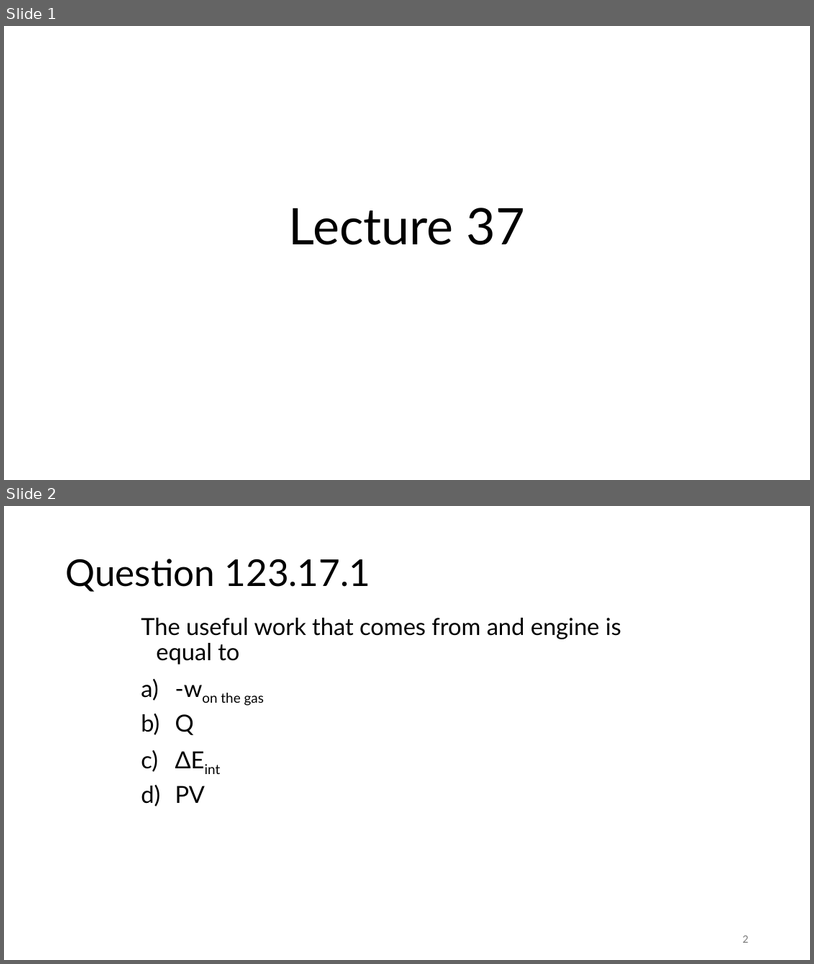
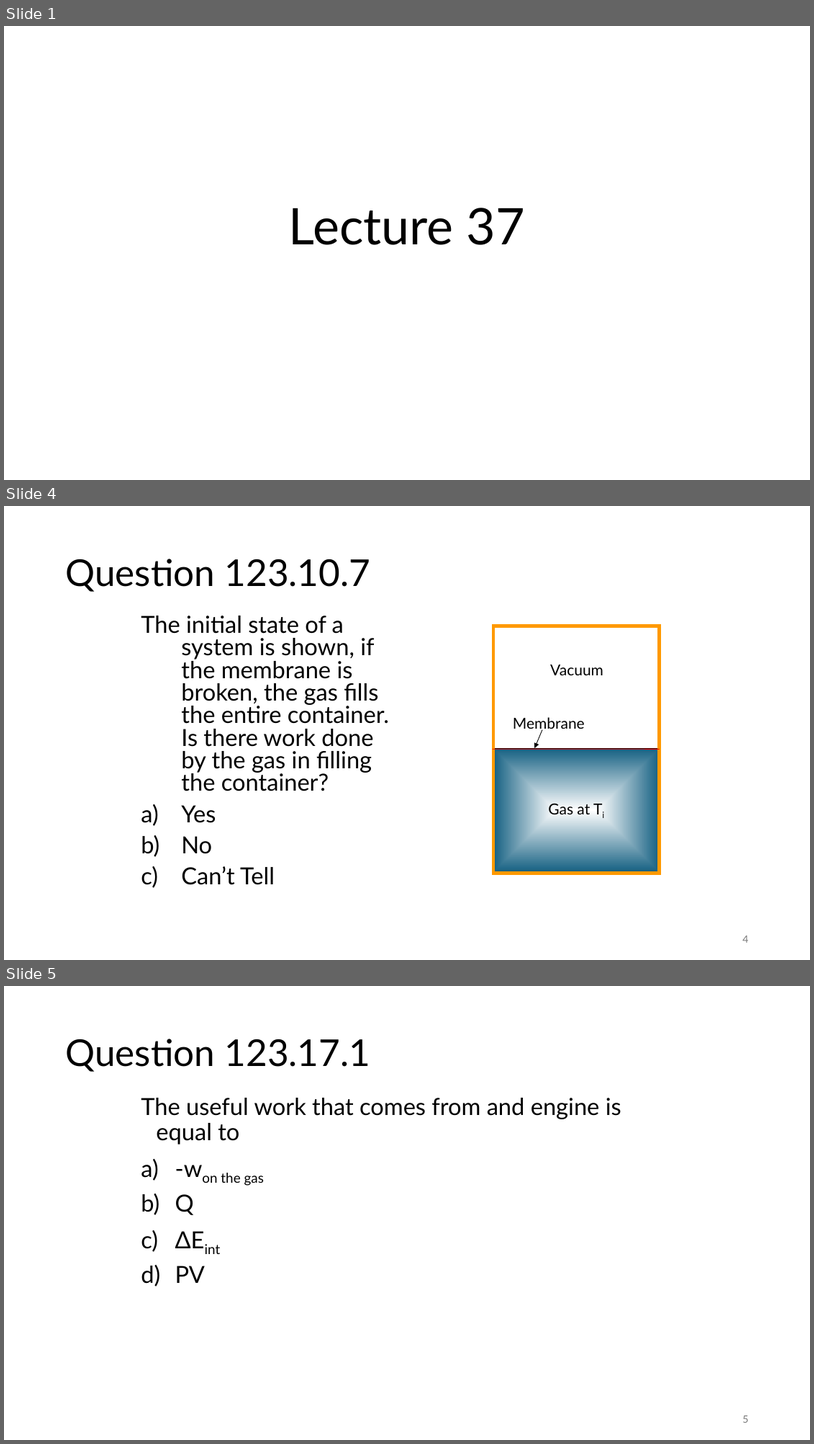
Before and after one commit to rtlines/Introductory-Physics-II, a slide deck: Lecture_Slides/PH 123 Lecture 37.pptx. Shown one above the other, each under a label of ours: slides 1 and 2 before the commit, slides 1, 4 and 5 after it; the slides between them are not shown. The pictures are 814x964 and 814x1444 pixels, drawn with LibreOffice and Linux fonts; fonts in the diff are those of the drawing. Boxes give left, top, right and bottom in pixels: in the first picture for what was removed or moved away, otherwise in the second. Text is boxed around its words. In the diff, an @@ line names an element or a change of style, - is before the commit and + after.

```diff
--- a/Lecture_Slides/PH 123 Lecture 37.pptx
+++ b/Lecture_Slides/PH 123 Lecture 37.pptx
@@ slide 4 added at (4,506,810,960), background #FFFFFF @@
@@ title added at (65,559,371,592), 44 pt, text #000000 @@
+Question 123.10.7
@@ text added at (141,615,389,885), 28 pt, text #000000 @@
+The initial state of a system is shown, if the membrane is broken, the gas fills the entire container. Is there work done by the gas in filling the container?
+a) Yes
+b) No
+c) Can’t Tell
@@ rectangle added at (494,626,661,872), outline #FF9900 4.25 pt @@
@@ text added at (550,664,604,675), 18 pt, text #000000 @@
+Vacuum
@@ text added at (513,717,585,731), 18 pt, text #000000 @@
+Membrane
@@ arrow added from (543, 730) to (535, 748), #000000 0.75 pt @@
@@ line added from (493, 749) to (660, 749), #FF0000 0.75 pt @@
@@ rectangle added at (494,748,661,872), fill gradient #FFFFFF to #156082, outline #000000 0.75 pt, 18 pt, text #000000 @@
+Gas at Ti
@@ page number added at (743,935,748,942), 12 pt, text #797979 @@
+4
@@ what was slide 2 is now slide 5 @@
@@ page number at (743,1415,748,1422): text changed @@
-2
+5
```
Also in this commit, not shown: 1 slide changed, 9 other slides added, 35 other files.
